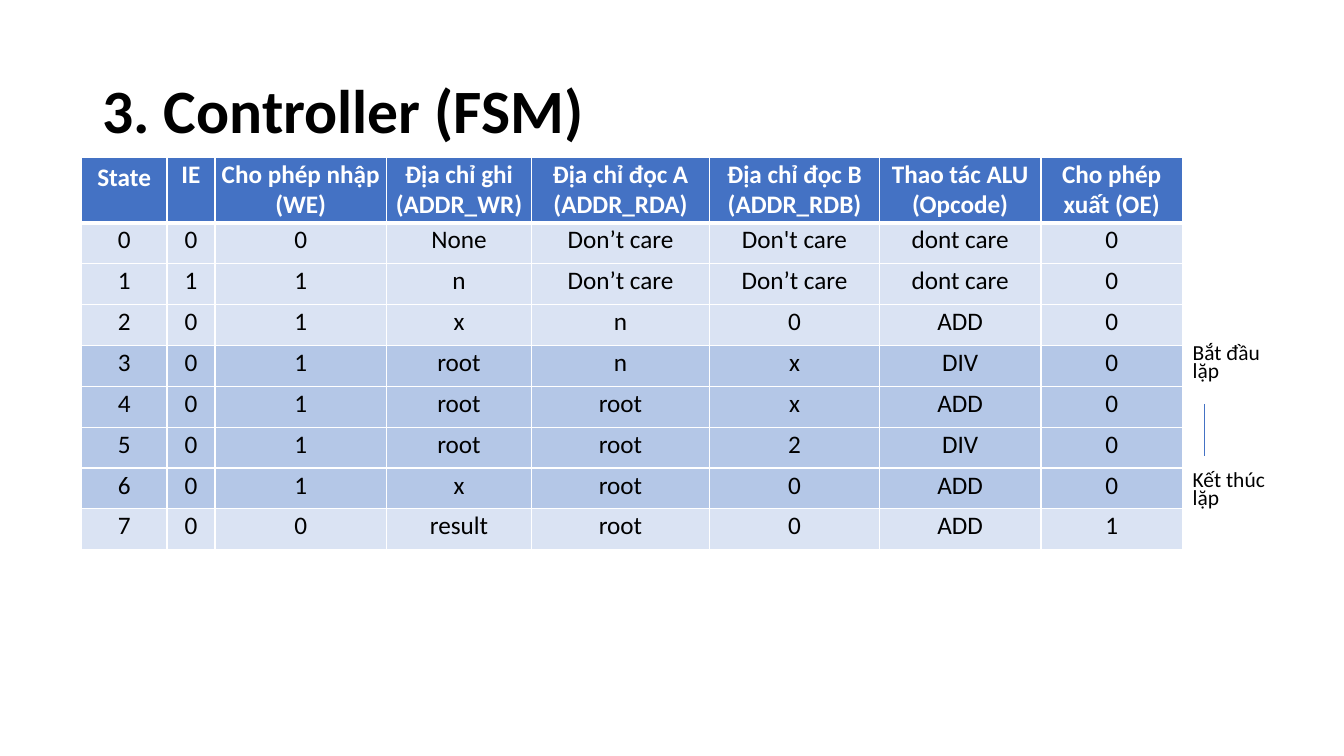
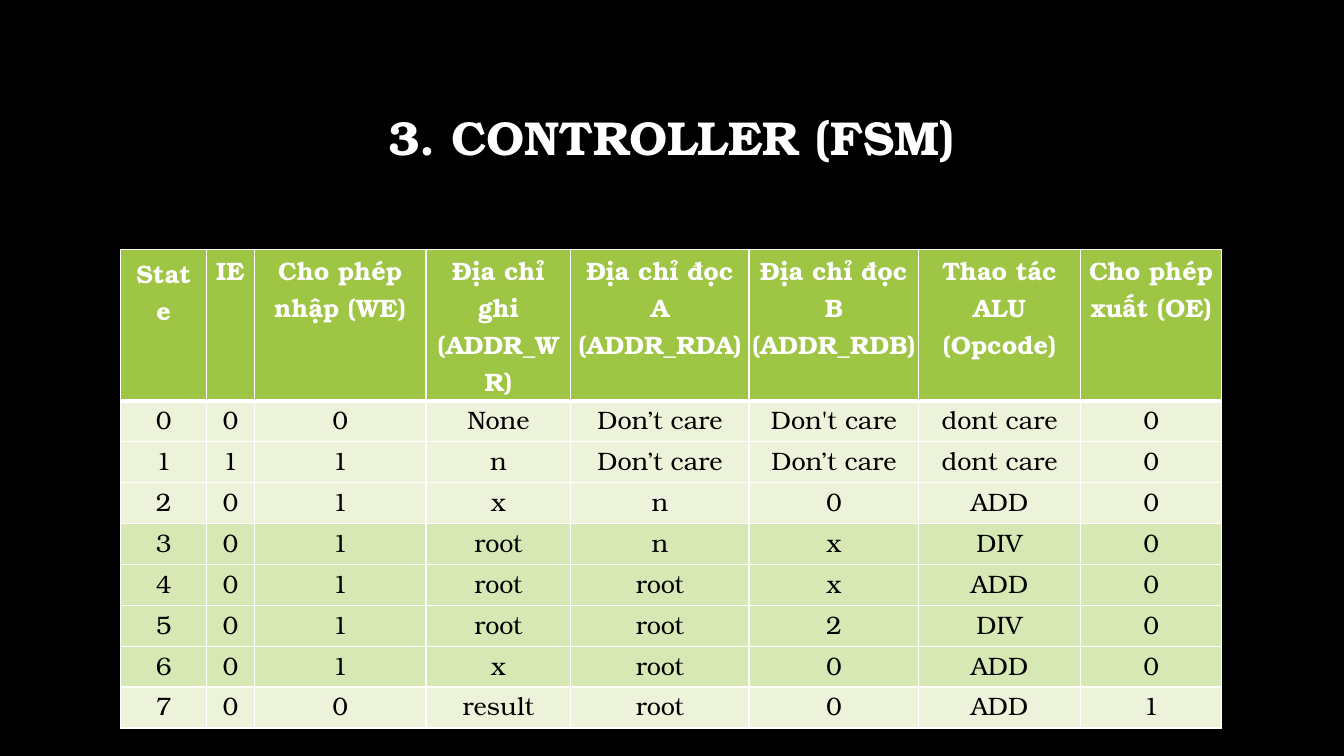
Before and after one commit to hohaicongthuan/Share-To-Other, a slide deck: slide 10 of Group Project/FloatingPointSquareRoot/Floating Point Squareroot.pptx. Drawn at 1344x756 pixels with LibreOffice and Linux fonts; fonts in the diff are those of the drawing; background and template pictures are left out. Boxes give left, top, right and bottom in pixels: in the first picture for what was removed or moved away, otherwise in the second. Text is boxed around its words. In the diff, an @@ line names an element or a change of style, - is before the commit and + after.

```diff
--- a/Group Project/FloatingPointSquareRoot/Floating Point Squareroot.pptx
+++ b/Group Project/FloatingPointSquareRoot/Floating Point Squareroot.pptx
@@ background #FFFFFF to picture (left out) @@
@@ title at <box>388,120,955,163</box>: text changed; size 44 to 34 pt; font Calibri to TeX Gyre Bonum; text colour #000000 to #FFFFFF @@
-3. Controller (FSM)
+3. CONTROLLER (FSM)
@@ table at <box>121,250,1222,720</box> @@
@@ fill #4472C4 to #9EC544 in row 1 @@
@@ fill #DAE3F3 to #ECF3DA in 32 cells @@
@@ fill #B4C7E7 to #D8E8B4 in 32 cells @@
@@ font Calibri to TeX Gyre Bonum @@
@@ table: place and size @@
-table at <box>82,157,1183,549</box>
+table at <box>121,250,1222,720</box>
@@ text removed at <box>1193,343,1259,382</box> @@
-Bắt đầu lặp
@@ line removed from (1205, 404) to (1205, 456) @@
@@ text removed at <box>1193,471,1265,509</box> @@
-Kết thúc lặp
```
Also in this commit, not shown: 21 other slides changed, 1 slide added.
